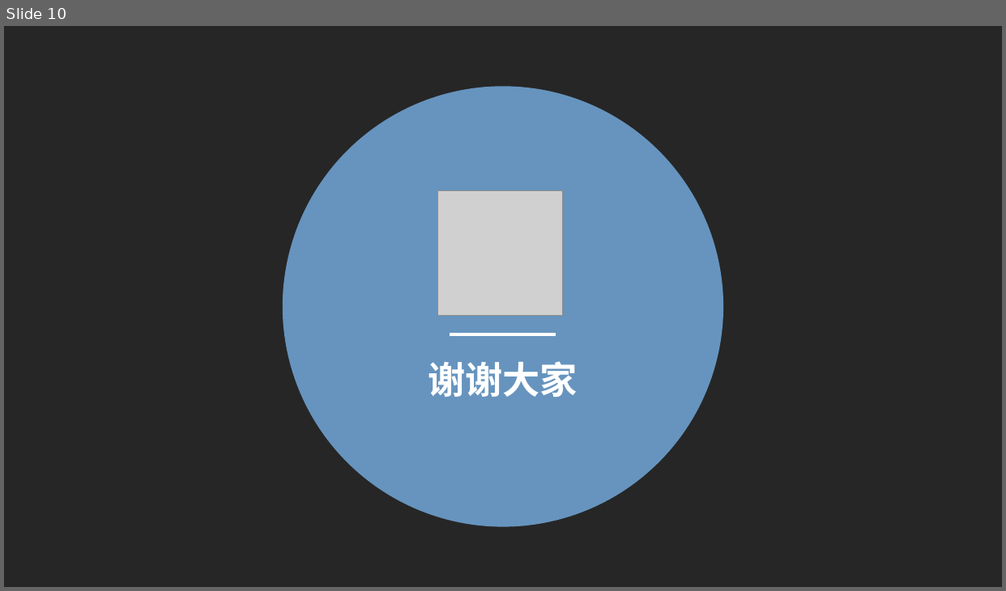
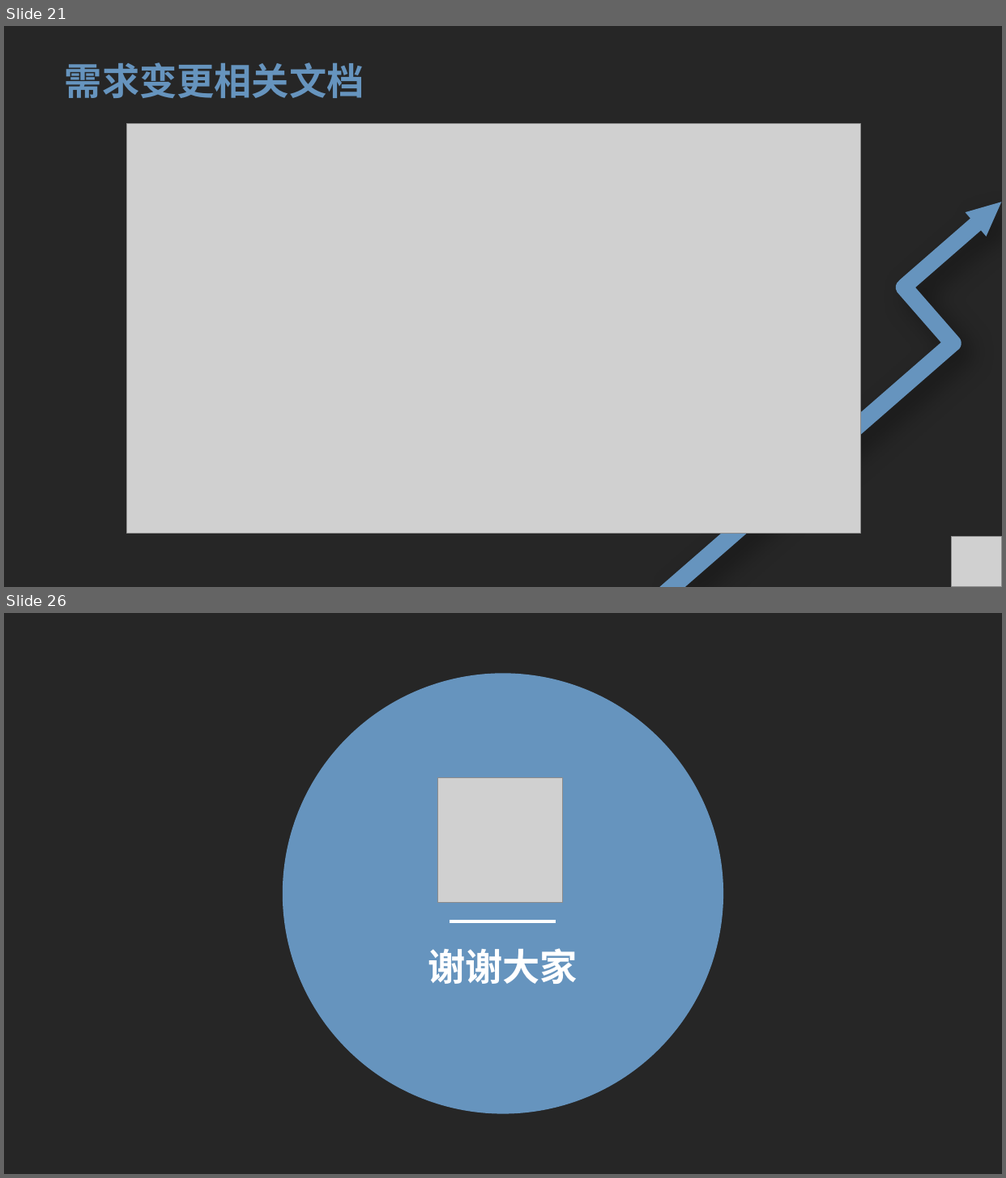
Before and after one commit to ToryXu0407/Project_yc, a slide deck: 需求工程/需求变更/需求变更.pptx. Shown one above the other, each under a label of ours: slide 10 before the commit, slides 21 and 26 after it; the slides between them are not shown. The pictures are 1006x591 and 1006x1178 pixels, drawn with LibreOffice and Linux fonts; fonts in the diff are those of the drawing; grey boxes stand for pictures. Boxes give left, top, right and bottom in pixels: in the first picture for what was removed or moved away, otherwise in the second. Text is boxed around its words. In the diff, an @@ line names an element or a change of style, - is before the commit and + after.

Commit message:
需求变更最新版。

```diff
--- a/需求工程/需求变更/需求变更.pptx
+++ b/需求工程/需求变更/需求变更.pptx
@@ slide 21 added at (4, 26, 1002, 587), background #4D4D4D; not listed: 1 template element that a slide beside it also shows @@
@@ title added at (65, 62, 364, 98), 36 pt, text #6694BE, bold @@
+需求变更相关文档
@@ picture added at (127, 124, 860, 534) @@
@@ freeform shape added at (737, 190, 1002, 486), fill #6694BE @@
@@ freeform shape added at (606, 347, 876, 587), fill #6694BE @@
@@ picture added at (952, 537, 1002, 587) @@
@@ what was slide 10 is now slide 26 @@
```
Also in this commit, not shown: 5 slides changed, 15 other slides added, 9 other files.
